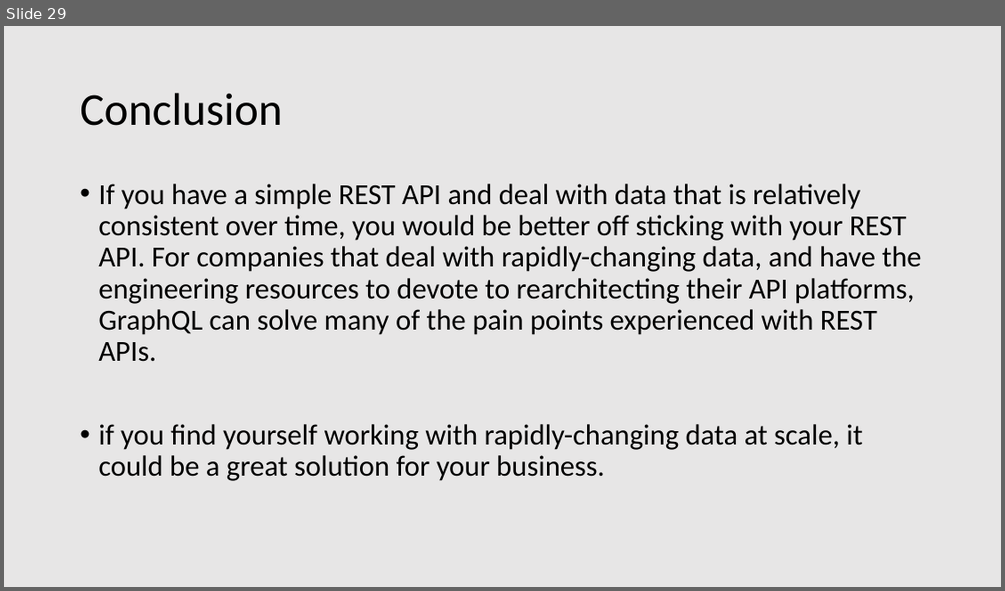
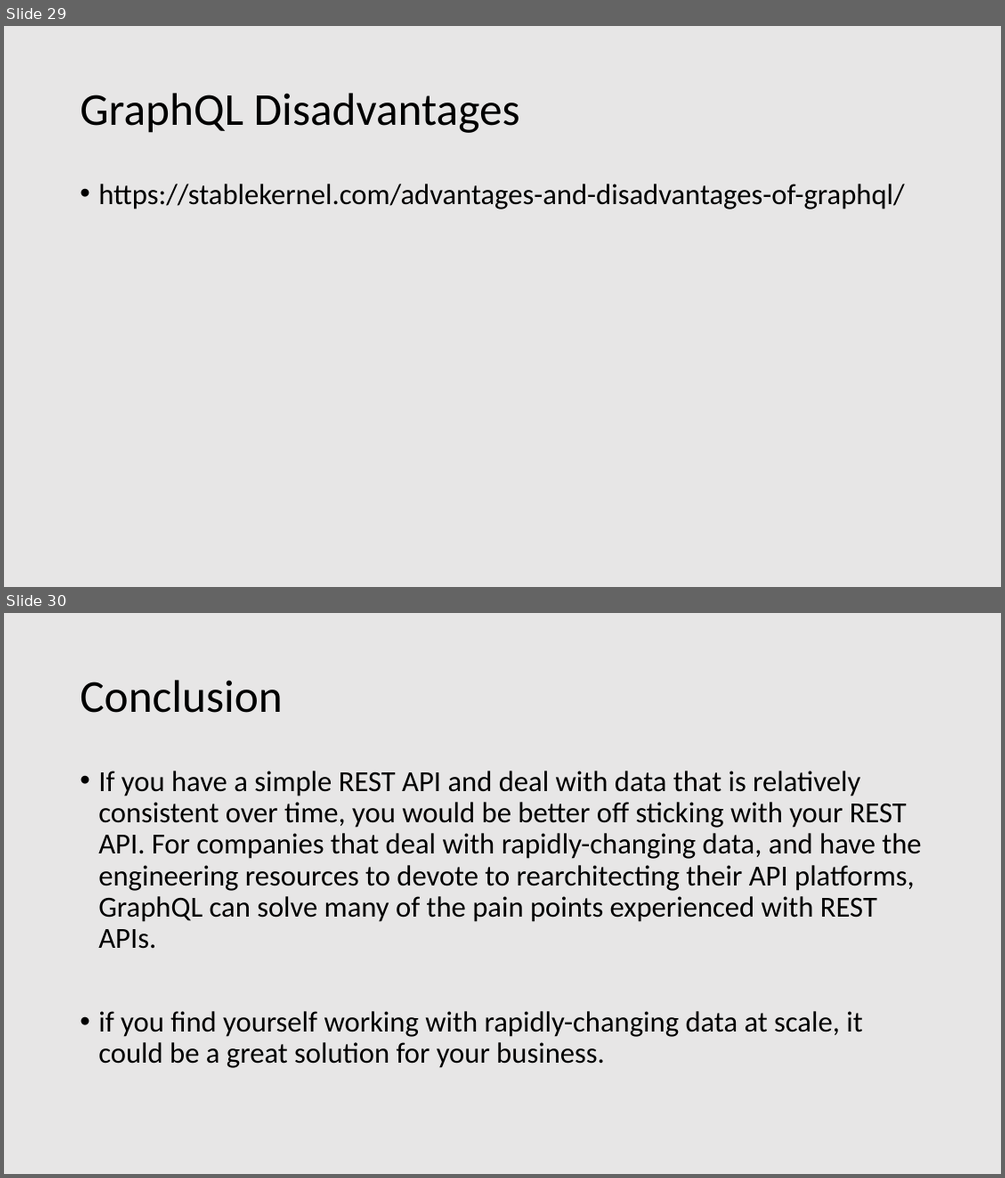
Before and after one commit to patelg123/graphql-presentation, a slide deck: current.pptx. Shown one above the other, each under a label of ours: slide 29 before the commit, slides 29 and 30 after it. The pictures are 1005x591 and 1005x1178 pixels, drawn with LibreOffice and Linux fonts; fonts in the diff are those of the drawing. Boxes give left, top, right and bottom in pixels: in the first picture for what was removed or moved away, otherwise in the second. Text is boxed around its words. In the diff, an @@ line names an element or a change of style, - is before the commit and + after.

```diff
--- a/current.pptx
+++ b/current.pptx
@@ slide 29 added at [4,26,1001,587], background #E7E6E6 @@
@@ title added at [80,93,520,133], 44 pt, text #000000 @@
+GraphQL Disadvantages
@@ text added at [98,184,904,209], 28 pt, text #000000 @@
+• https://stablekernel.com/advantages-and-disadvantages-of-graphql/
@@ what was slide 29 is now slide 30 @@
```
Also in this commit, not shown: 1 slide changed, 2 other slides added, 2 slides removed, 1 other file.
